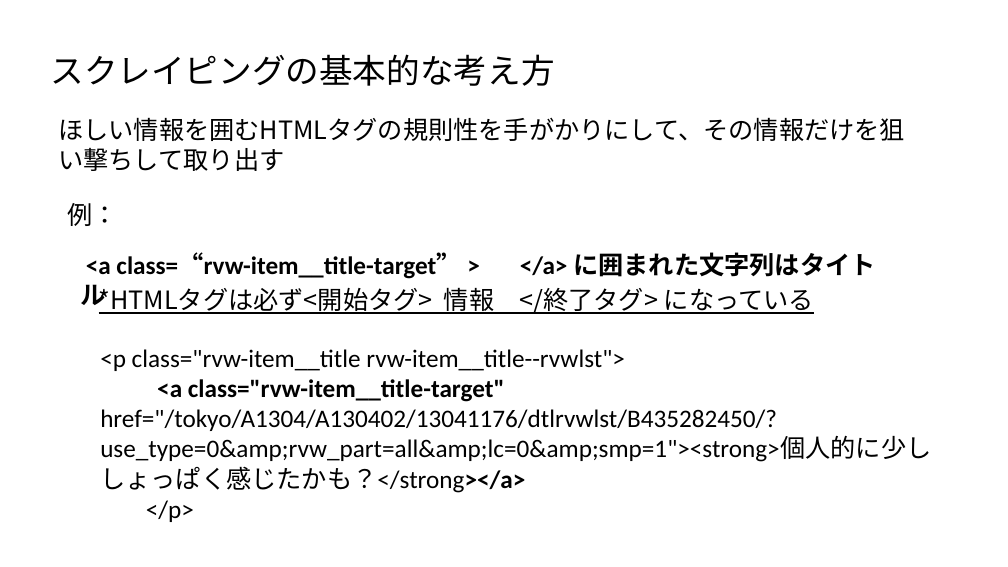
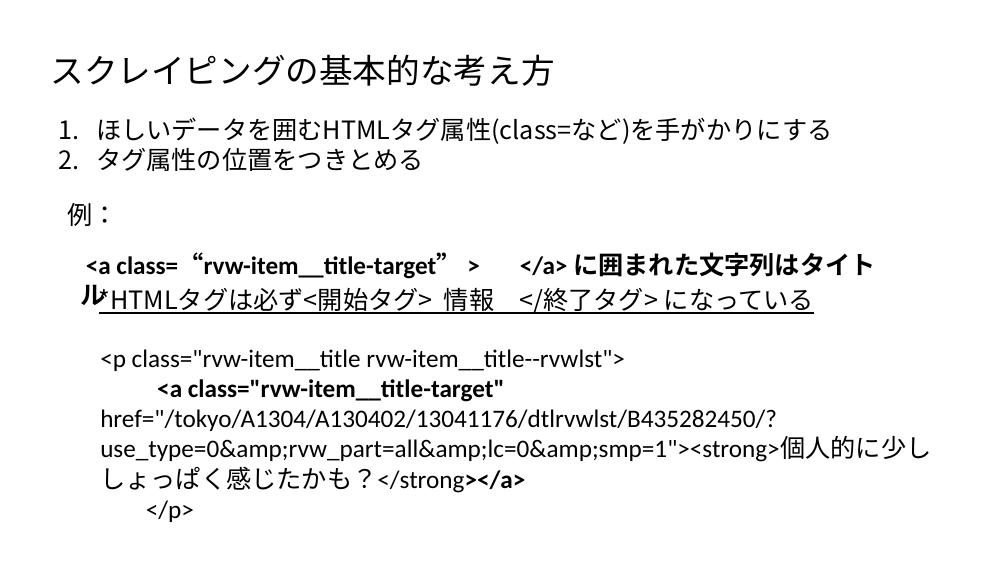
Before and after one commit to ueharaLab/bigdata4_scraper, a slide deck: slide 13 of bigdata4 scraper.pptx (slide 10 before the commit). Drawn at 1008x567 pixels with LibreOffice and Linux fonts; fonts in the diff are those of the drawing. Boxes give left, top, right and bottom in pixels: in the first picture for what was removed or moved away, otherwise in the second. Text is boxed around its words. In the diff, an @@ line names an element or a change of style, - is before the commit and + after.

```diff
--- a/bigdata4 scraper.pptx
+++ b/bigdata4 scraper.pptx
@@ text at (x1=96, y1=117, x2=832, y2=171): text changed @@
-ほしい情報を囲むHTMLタグの規則性を手がかりにして、その情報だけを狙い撃ちして取り出す
+1. ほしいデータを囲むHTMLタグ属性(class=など)を手がかりにする
+2. タグ属性の位置をつきとめる
```
Also in this commit, not shown: 7 other slides changed, 4 slides added, 3 other files.
